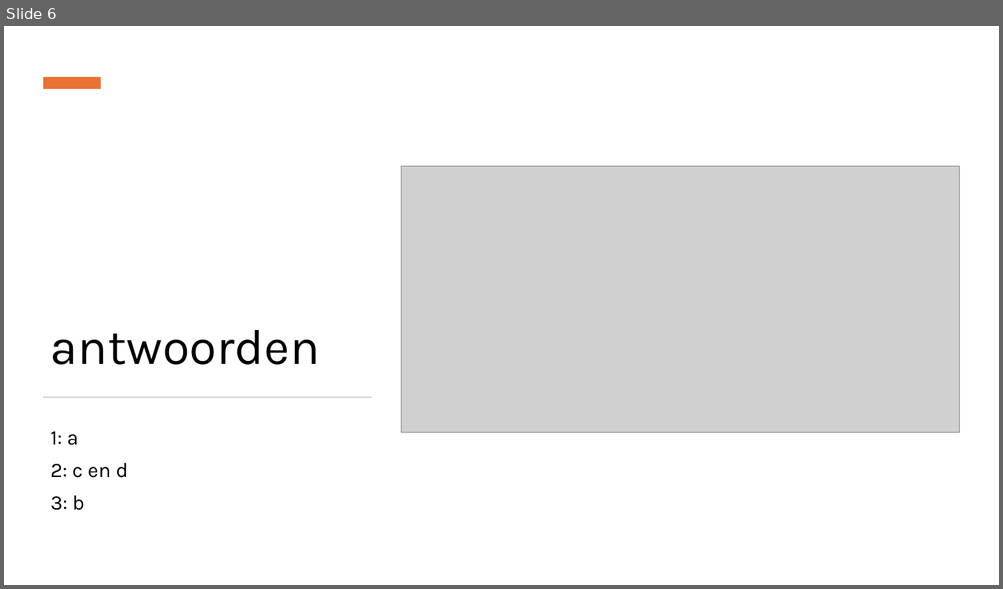
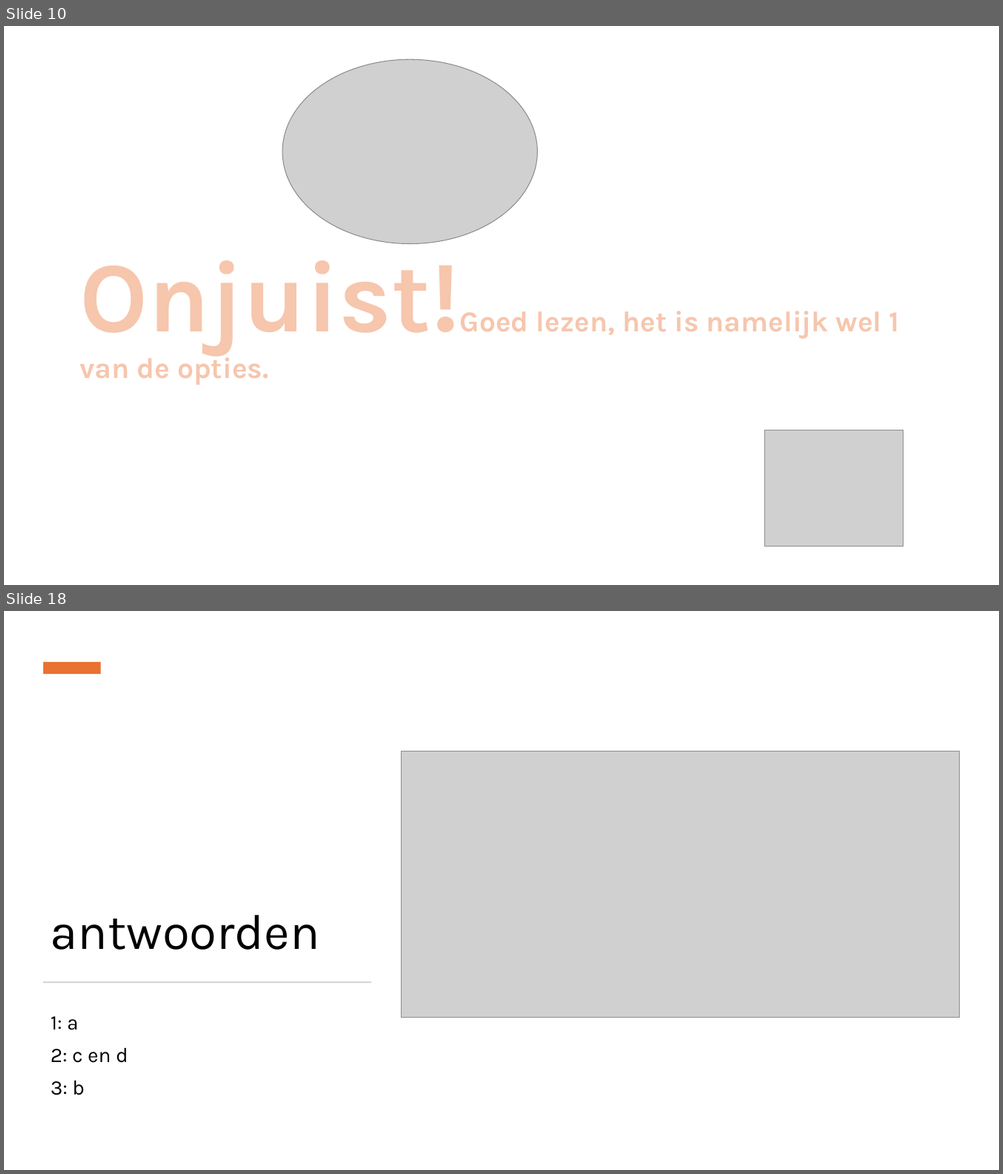
Before and after one commit to Dylan832009/Dylan832009.github.io, a slide deck: presentatie drielagen model.pptx. Shown one above the other, each under a label of ours: slide 6 before the commit, slides 10 and 18 after it; the slides between them are not shown. The pictures are 1003x589 and 1003x1174 pixels, drawn with LibreOffice and Linux fonts; fonts in the diff are those of the drawing; grey boxes stand for pictures. Boxes give left, top, right and bottom in pixels: in the first picture for what was removed or moved away, otherwise in the second. Text is boxed around its words. In the diff, an @@ line names an element or a change of style, - is before the commit and + after.

```diff
--- a/presentatie drielagen model.pptx
+++ b/presentatie drielagen model.pptx
@@ slide 10 added at box(4, 26, 999, 585), background #FFFFFF @@
@@ picture added at box(282, 59, 538, 244) @@
@@ title added at box(79, 241, 899, 385), 27.9 pt, text #F6C6AD, bold @@
+Onjuist!Goed lezen, het is namelijk wel 1 van de opties.
@@ picture added at box(764, 431, 902, 547) @@
@@ what was slide 6 is now slide 18 @@
```
Also in this commit, not shown: 2 slides changed, 11 other slides added.
